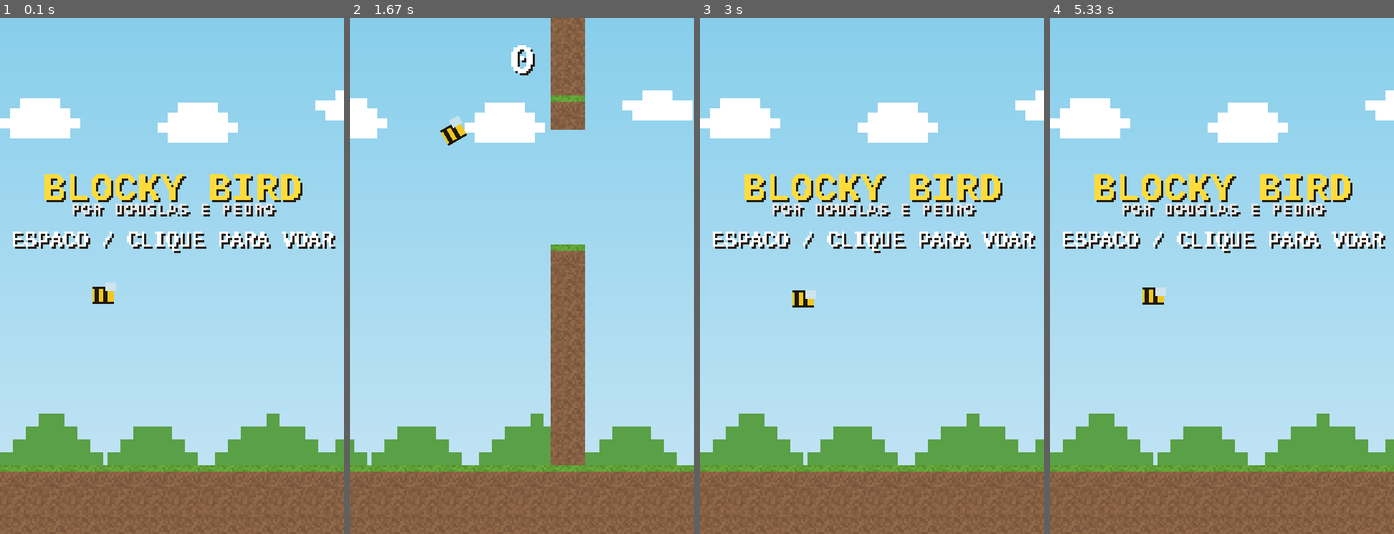
Above: before the commit, frames 1-4 (left to right).
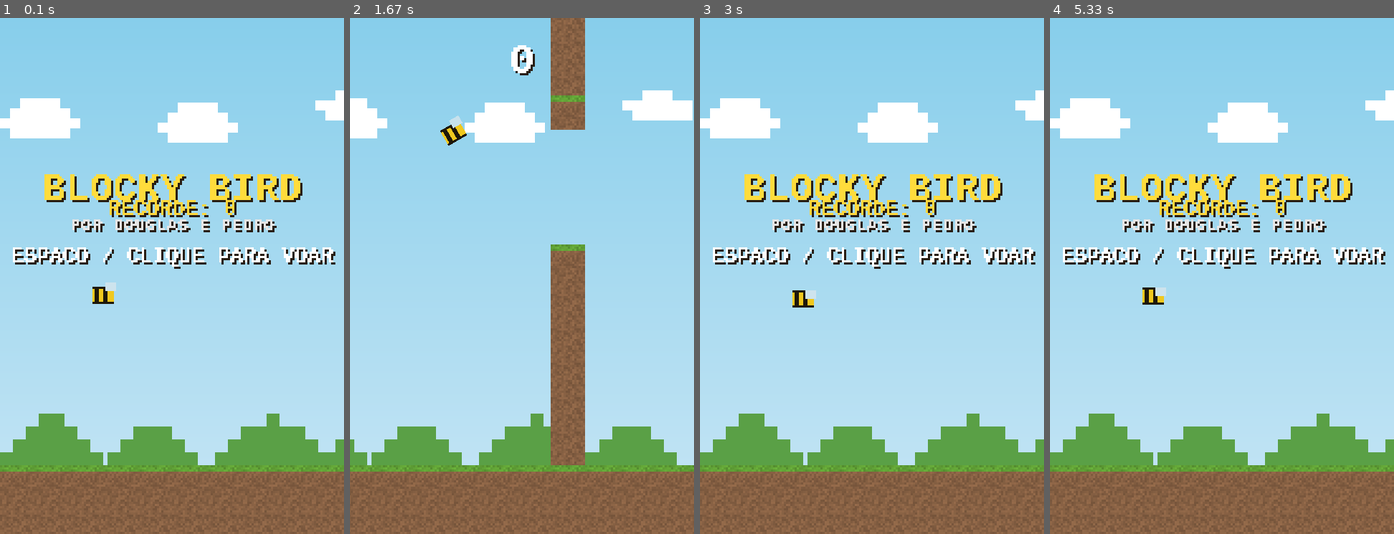
Above: after the commit, the same moments.

Repository: douglaspands/blocky-bird-game
Game: pygame game, started from main.py
Two runs of this game, one before a commit and one after it. Both use one fixed random seed, a clock stepped at 60 frames per second and the inputs below.
Inputs:
- Up to frame 1 (0.1 s): no input
- Up to frame 2 (1.67 s): hold Up 0.33-0.8 s; hold Up 0.83-1.2 s; hold Up 1.23-1.53 s; hold Up from 1.57 s (still down)
- Up to frame 3 (3 s): release Up at 1.93 s; hold Up 1.97-2.27 s; hold Up 2.3-2.67 s; hold Up from 2.7 s (still down)
- Up to frame 4 (5.33 s): release Up at 3 s; hold Up 3.03-3.4 s; hold Up 3.43-3.73 s; hold Up 3.77-4.13 s; hold Up 4.17-4.47 s; hold Up 4.5-4.87 s; hold Up 4.9-5.2 s; hold Up from 5.23 s (still down)

The runs differ from the first frame. In frame 1, 5.6% of the frame differs, in the area x 3-98%, y 35-49%; in frame 2, nothing differs; in frame 3, 5.6%; in frame 4, 5.6%.

Commit message:
Show high score on the ready screen
Display "RECORDE: N" in gold right below the title, before the
credits and fly instructions, so the current record is front and
center before the player even starts — building anticipation to
beat it. ui.draw_ready_screen() now takes the highscore value instead
of only drawing static text.

Co-Authored-By: Claude Sonnet 5 <noreply@anthropic.com>

Diff:
--- a/src/game.py
+++ b/src/game.py
@@ -128,7 +128,7 @@
         self.biome.draw_banner(self.screen)
 
         if self.state == GameState.PRONTO:
-            ui.draw_ready_screen(self.screen)
+            ui.draw_ready_screen(self.screen, self.highscore)
         elif self.state == GameState.JOGANDO:
             ui.draw_hud_score(self.screen, self.score)
         elif self.state == GameState.PAUSADO:
--- a/src/ui.py
+++ b/src/ui.py
@@ -47,19 +47,26 @@
     surface.blit(overlay, (0, 0))
 
 
-def draw_ready_screen(surface: pygame.Surface) -> None:
+def draw_ready_screen(surface: pygame.Surface, highscore: int) -> None:
     draw_text(surface, "BLOCKY BIRD", (SCREEN_W // 2, SCREEN_H // 3), base_size=18, color=(255, 220, 60))
     draw_text(
         surface,
+        f"RECORDE: {highscore}",
+        (SCREEN_W // 2, SCREEN_H // 3 + 26),
+        base_size=10,
+        color=(255, 215, 60),
+    )
+    draw_text(
+        surface,
         CREDITS.upper(),
-        (SCREEN_W // 2, SCREEN_H // 3 + 28),
+        (SCREEN_W // 2, SCREEN_H // 3 + 50),
         base_size=8,
         color=(230, 230, 230),
     )
     draw_text(
         surface,
         "ESPACO / CLIQUE PARA VOAR",
-        (SCREEN_W // 2, SCREEN_H // 3 + 70),
+        (SCREEN_W // 2, SCREEN_H // 3 + 92),
         base_size=10,
     )
 
